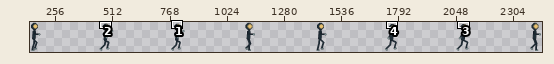
Two states of a sprite sheet, 2DCorruptionUnityProject/Assets/_Sprites/Player/Run-Sheet.png. The picture above shows the old version from afar; the outline marks the close-up.
Close-up. The starting point:
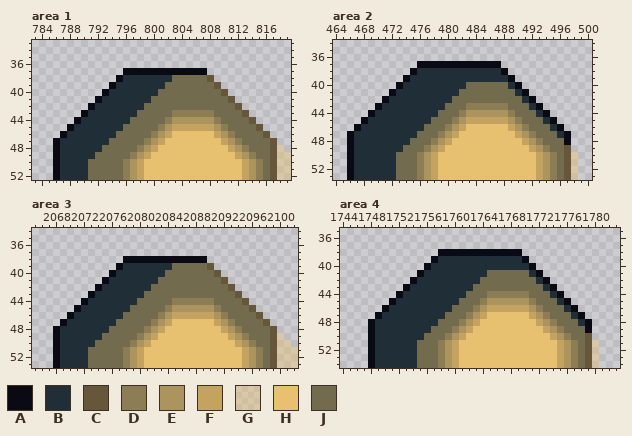
The file is 528x128 pixels. Shown: area 1: x 783..819, y 33..52; area 2: x 464..500, y 34..53; area 3: x 2065..2102, y 34..53; area 4: x 1744..1783, y 35..54. The old version is drawn lined up with the new one. The wide view leaves out empty margins. The commit also changed other parts of the picture, which this record leaves out.
Palette (. is transparent): A #090a14  B #202e37  C #66563a  D #8c7d55  E #ab945e  F #c4a361  G #e8c1706b  H #e8c170  J #736b4e
Pixels before, area 1, first column x 786:
37 ..........AAAAAAAAAAAA............
38 .........ABBBBBBBJJJJJC...........
39 ........ABBBBBBBJJJJJJJC..........
40 .......ABBBBBBBJJJJJJJJJC.........
41 ......ABBBBBBBJJJJJJJJJJJC........
42 .....ABBBBBBBJJJJJJJJJJJJJC.......
43 ....ABBBBBBBJJJJJDDDDDDJJJJC......
44 ...ABBBBBBBJJJJJDEEEEEEDJJJJC.....
45 ..ABBBBBBBJJJJJDEFFFFFFEDJJJJC....
46 .ABBBBBBBJJJJJDEFHHHHHHFEDJJJJC...
47 ABBBBBBBJJJJJDEFHHHHHHHHFEDJJJJC..
48 ABBBBBBJJJJJDEFHHHHHHHHHHFEDJJJCG.
49 ABBBBBJJJJJDEFHHHHHHHHHHHHFEDJJCGG
50 ABBBBJJJJJDEFHHHHHHHHHHHHHHFEDJCGG
51 ABBBBJJJJJDEFHHHHHHHHHHHHHHFEDJCGG
52 ABBBBJJJJJDEFHHHHHHHHHHHHHHFEDJCGG
Pixels before, area 2, first column x 466:
37 ..........AAAAAAAAAAAA...........
38 .........ABBBBBBBBBBBBA..........
39 ........ABBBBBBBBBBBBBBA.........
40 .......ABBBBBBBBBJJJJJJBA........
41 ......ABBBBBBBBBJJJJJJJJBA.......
42 .....ABBBBBBBBBJJJJJJJJJJBA......
43 ....ABBBBBBBBBJJJDDDDDDJJJBA.....
44 ...ABBBBBBBBBJJJDEEEEEEDJJJBA....
45 ..ABBBBBBBBBJJJDEFFFFFFEDJJJBA...
46 .ABBBBBBBBBJJJDEFHHHHHHFEDJJJBA..
47 ABBBBBBBBBJJJDEFHHHHHHHHFEDJJJBA.
48 ABBBBBBBBJJJDEFHHHHHHHHHHFEDJJJA.
49 ABBBBBBBJJJDEFHHHHHHHHHHHHFEDJJC.
50 ABBBBBBJJJDEFHHHHHHHHHHHHHHFEDJCG
51 ABBBBBBJJJDEFHHHHHHHHHHHHHHFEDJCG
52 ABBBBBBJJJDEFHHHHHHHHHHHHHHFEDJCG
53 ABBBBBBJJJDEFHHHHHHHHHHHHHHFEDJCG
Pixels before, area 3, first column x 2068:
38 ..........AAAAAAAAAAAA.............
39 .........ABBBBBBBJJJJJC............
40 ........ABBBBBBBJJJJJJJC...........
41 .......ABBBBBBBJJJJJJJJJC..........
42 ......ABBBBBBBJJJJJJJJJJJC.........
43 .....ABBBBBBBJJJJJJJJJJJJJC........
44 ....ABBBBBBBJJJJJDDDDDDJJJJC.......
45 ...ABBBBBBBJJJJJDEEEEEEDJJJJC......
46 ..ABBBBBBBJJJJJDEFFFFFFEDJJJJC.....
47 .ABBBBBBBJJJJJDEFHHHHHHFEDJJJJC....
48 ABBBBBBBJJJJJDEFHHHHHHHHFEDJJJJC...
49 ABBBBBBJJJJJDEFHHHHHHHHHHFEDJJJCG..
50 ABBBBBJJJJJDEFHHHHHHHHHHHHFEDJJCGG.
51 ABBBBJJJJJDEFHHHHHHHHHHHHHHFEDJCGGG
52 ABBBBJJJJJDEFHHHHHHHHHHHHHHFEDJCGGG
53 ABBBBJJJJJDEFHHHHHHHHHHHHHHFEDJCGGG
Pixels before, area 4, first column x 1748:
38 ..........AAAAAAAAAAAA...........
39 .........ABBBBBBBBBBBBA..........
40 ........ABBBBBBBBBBBBBBA.........
41 .......ABBBBBBBBBJJJJJJBA........
42 ......ABBBBBBBBBJJJJJJJJBA.......
43 .....ABBBBBBBBBJJJJJJJJJJBA......
44 ....ABBBBBBBBBJJJDDDDDDJJJBA.....
45 ...ABBBBBBBBBJJJDEEEEEEDJJJBA....
46 ..ABBBBBBBBBJJJDEFFFFFFEDJJJBA...
47 .ABBBBBBBBBJJJDEFHHHHHHFEDJJJBA..
48 ABBBBBBBBBJJJDEFHHHHHHHHFEDJJJBA.
49 ABBBBBBBBJJJDEFHHHHHHHHHHFEDJJJA.
50 ABBBBBBBJJJDEFHHHHHHHHHHHHFEDJJC.
51 ABBBBBBJJJDEFHHHHHHHHHHHHHHFEDJCG
52 ABBBBBBJJJDEFHHHHHHHHHHHHHHFEDJCG
53 ABBBBBBJJJDEFHHHHHHHHHHHHHHFEDJCG
54 ABBBBBBJJJDEFHHHHHHHHHHHHHHFEDJCG
After:
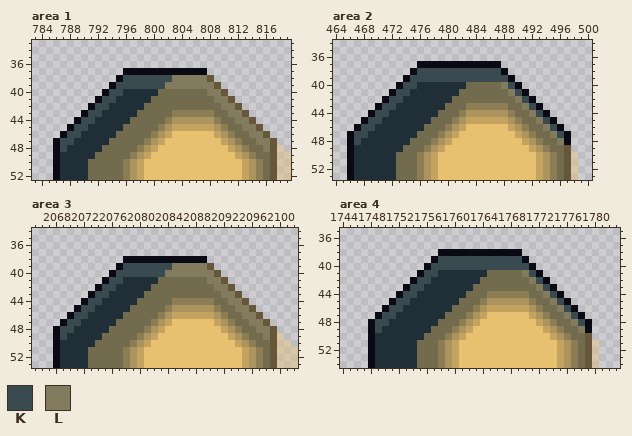
Colours new in this view: K #394a50  L #827b5d
Change:
canvas 528x128 -> 2560x180; drawings rearranged on the sheet (the old picture shows each at its new place)
Area 1:
y 38: x 796..807 BBBBBBBJJJJJ -> KKKKKKKLLLLL
y 39: x 795..808 BBBBBBBJJJJJJJ -> KKKKKKKLLLLLLL
y 40: x 794..795 BB -> KK; x 808..809 JJ -> LL
y 41: x 793..794 BB -> KK; x 809..810 JJ -> LL
y 42: x 792..793 BB -> KK; x 810..811 JJ -> LL
y 43: x 791..792 BB -> KK; x 811..812 JJ -> LL
y 44: x 790..791 BB -> KK; x 812..813 JJ -> LL
y 45: x 789..790 BB -> KK; x 813..814 JJ -> LL
y 46: x 788..789 BB -> KK; x 814..815 JJ -> LL
y 47: x 787..788 BB -> KK; x 815..816 JJ -> LL
y 48: x 787 B -> K; x 816 J -> L
Area 2:
y 38: x 476..487 BBBBBBBBBBBB -> KKKKKKKKKKKK
y 39: x 475..488 BBBBBBBBBBBBBB -> KKKKKKKKKKKKKK
y 40: x 474..475 BB -> KK; x 488..489 JB -> LK
y 41: x 473..474 BB -> KK; x 489..490 JB -> LK
y 42: x 472..473 BB -> KK; x 490..491 JB -> LK
y 43: x 471..472 BB -> KK; x 491..492 JB -> LK
y 44: x 470..471 BB -> KK; x 492..493 JB -> LK
y 45: x 469..470 BB -> KK; x 493..494 JB -> LK
y 46: x 468..469 BB -> KK; x 494..495 JB -> LK
y 47: x 467..468 BB -> KK; x 495..496 JB -> LK
y 48: x 467 B -> K; x 496 J -> L
Area 3:
y 39: x 2078..2089 BBBBBBBJJJJJ -> KKKKKKKLLLLL
y 40: x 2077..2090 BBBBBBBJJJJJJJ -> KKKKKKKLLLLLLL
y 41: x 2076..2077 BB -> KK; x 2090..2091 JJ -> LL
y 42: x 2075..2076 BB -> KK; x 2091..2092 JJ -> LL
y 43: x 2074..2075 BB -> KK; x 2092..2093 JJ -> LL
y 44: x 2073..2074 BB -> KK; x 2093..2094 JJ -> LL
y 45: x 2072..2073 BB -> KK; x 2094..2095 JJ -> LL
y 46: x 2071..2072 BB -> KK; x 2095..2096 JJ -> LL
y 47: x 2070..2071 BB -> KK; x 2096..2097 JJ -> LL
y 48: x 2069..2070 BB -> KK; x 2097..2098 JJ -> LL
y 49: x 2069 B -> K; x 2098 J -> L
Area 4:
y 39: x 1758..1769 BBBBBBBBBBBB -> KKKKKKKKKKKK
y 40: x 1757..1770 BBBBBBBBBBBBBB -> KKKKKKKKKKKKKK
y 41: x 1756..1757 BB -> KK; x 1770..1771 JB -> LK
y 42: x 1755..1756 BB -> KK; x 1771..1772 JB -> LK
y 43: x 1754..1755 BB -> KK; x 1772..1773 JB -> LK
y 44: x 1753..1754 BB -> KK; x 1773..1774 JB -> LK
y 45: x 1752..1753 BB -> KK; x 1774..1775 JB -> LK
y 46: x 1751..1752 BB -> KK; x 1775..1776 JB -> LK
y 47: x 1750..1751 BB -> KK; x 1776..1777 JB -> LK
y 48: x 1749..1750 BB -> KK; x 1777..1778 JB -> LK
y 49: x 1749 B -> K; x 1778 J -> L
Boxes around the changes in both close-ups, in picture pixels (x1, y1, x2, y2):
changed: (60, 75, 270, 152)
changed: (354, 68, 564, 145)
changed: (60, 263, 270, 340)
changed: (375, 256, 585, 333)
